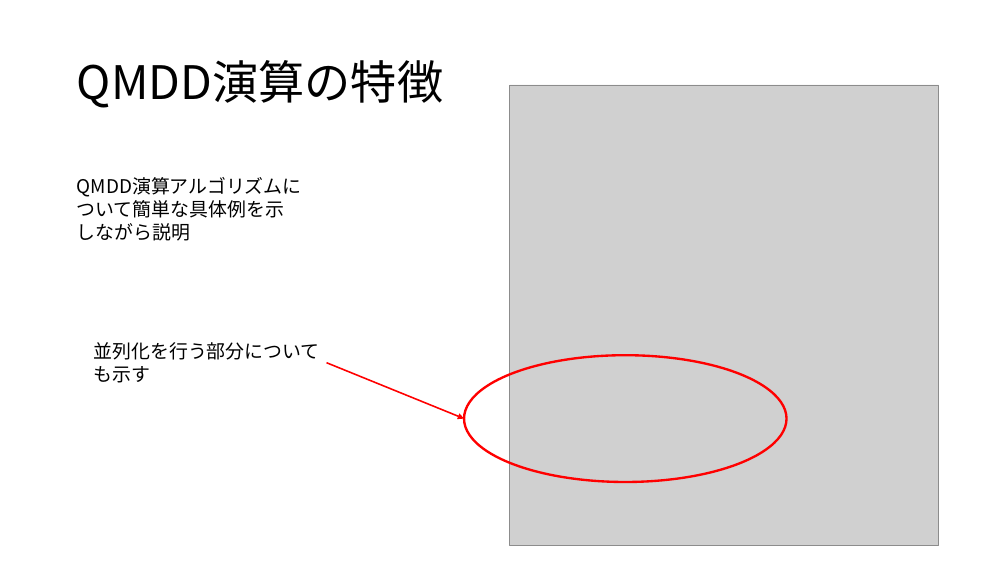
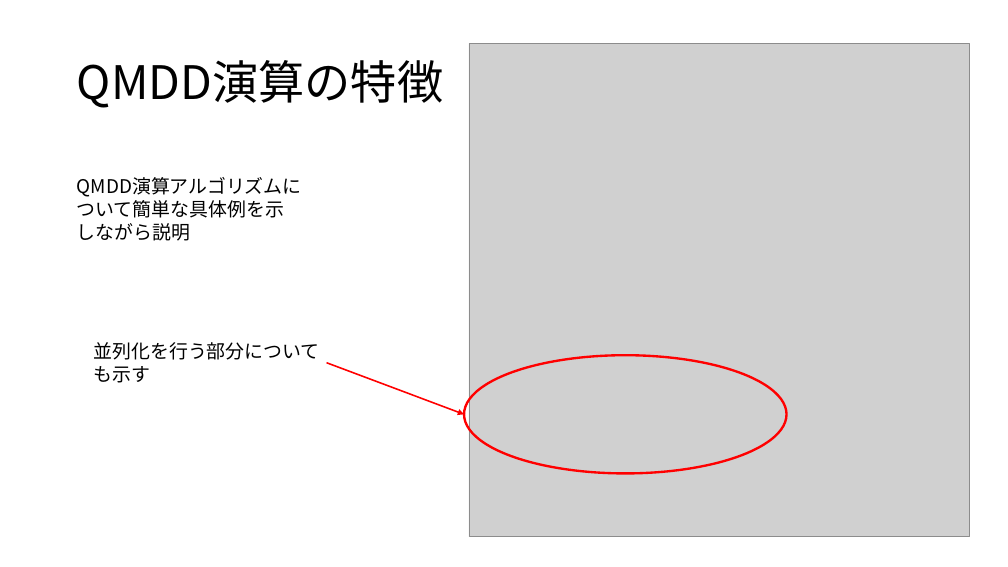
Before and after one commit to uj151133/my_quantum_simulator_with_gpu, a slide deck: slide 11 of docs/present.pptx (slide 12 before the commit). Drawn at 1008x567 pixels with LibreOffice and Linux fonts; fonts in the diff are those of the drawing; grey boxes stand for pictures. Boxes give left, top, right and bottom in pixels: in the first picture for what was removed or moved away, otherwise in the second. Text is boxed around its words. In the diff, an @@ line names an element or a change of style, - is before the commit and + after.

```diff
--- a/docs/present.pptx
+++ b/docs/present.pptx
@@ picture: place and size @@
-picture at <box>510,85,938,545</box>
+picture at <box>469,43,969,537</box>
@@ ellipse: place and size @@
-ellipse at <box>464,355,787,482</box>
+ellipse at <box>464,355,787,473</box>
@@ arrow moved from (327, 363) - (464, 419) to (327, 363) - (464, 414) @@
```
Also in this commit, not shown: 12 other slides changed, 2 slides added, 1 slide removed, 2 other files.
